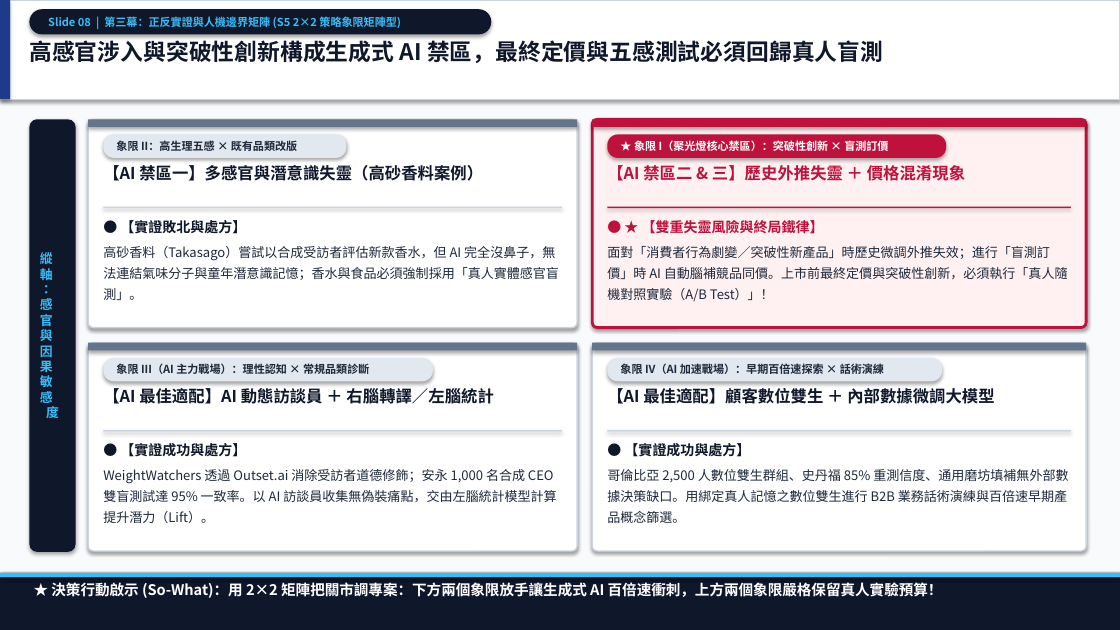
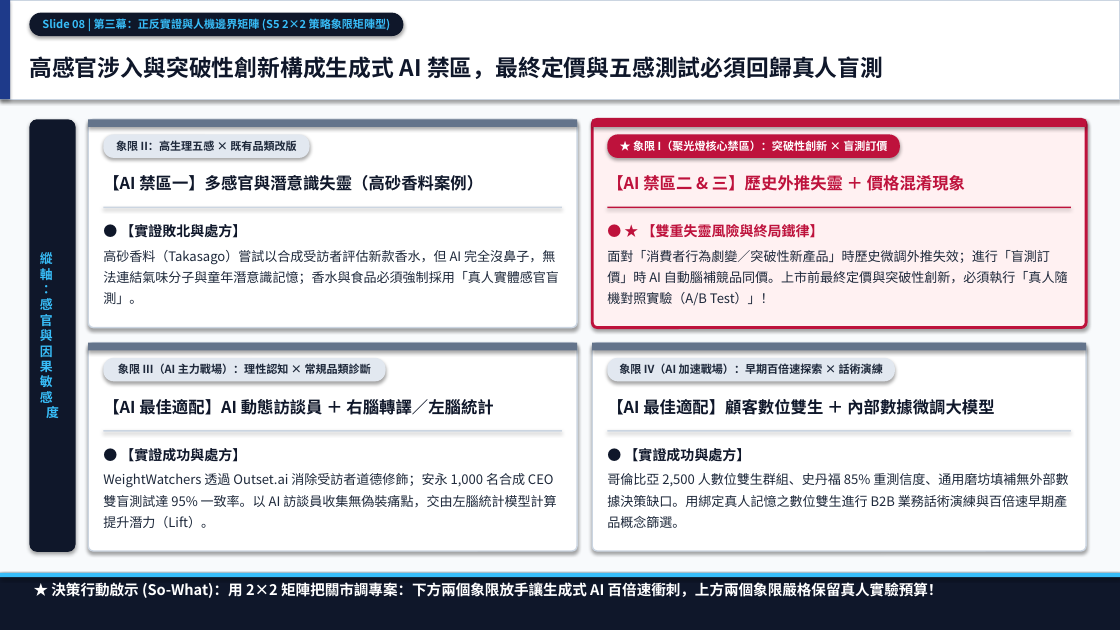
Before and after one commit to markyang20040112-source/deep-reading-and-visual-synthesis, a slide deck: slide 8 of reading_sessions/20261031_生成式AI顛覆市場研究/02_outputs/生成式AI顛覆市場研究_深度思辨與三篇合體簡報.pptx. Drawn at 1120x630 pixels with LibreOffice and Linux fonts; fonts in the diff are those of the drawing. Boxes give left, top, right and bottom in pixels: in the first picture for what was removed or moved away, otherwise in the second. Text is boxed around its words. In the diff, an @@ line names an element or a change of style, - is before the commit and + after.

```diff
--- a/reading_sessions/20261031_生成式AI顛覆市場研究/02_outputs/生成式AI顛覆市場研究_深度思辨與三篇合體簡報.pptx
+++ b/reading_sessions/20261031_生成式AI顛覆市場研究/02_outputs/生成式AI顛覆市場研究_深度思辨與三篇合體簡報.pptx
@@ alignment left to centre in 5 elements at box(607, 134, 900, 158), box(103, 358, 386, 381), box(607, 358, 895, 381), box(103, 134, 310, 158), box(29, 13, 403, 36) @@
@@ rounded rectangle "Slide 08 | 第三幕：正反實證與人機邊界矩陣 (S5 ...": place and size @@
-rounded rectangle "Slide 08 | 第三幕：正反實證與人機邊界矩陣 (S5 ..." at box(29, 9, 492, 34)
+rounded rectangle "Slide 08 | 第三幕：正反實證與人機邊界矩陣 (S5 ..." at box(29, 13, 403, 36)
@@ vertical alignment top to middle in 9 elements at box(103, 224, 559, 304), box(607, 224, 1068, 306), box(103, 448, 556, 528), box(607, 448, 1068, 528), box(607, 175, 965, 191), box(607, 399, 994, 415), box(103, 175, 483, 191), box(103, 399, 493, 415), box(29, 56, 883, 79) @@
@@ text "高感官涉入與突破性創新構成生成式 AI 禁區，最終定價與五感測試必須回歸真人盲測": place and size @@
-text "高感官涉入與突破性創新構成生成式 AI 禁區，最終定價與五感測試必須回歸真人盲測" at box(29, 37, 883, 63)
+text "高感官涉入與突破性創新構成生成式 AI 禁區，最終定價與五感測試必須回歸真人盲測" at box(29, 56, 883, 79)
@@ rounded rectangle "象限 II：高生理五感 × 既有品類改版": place and size @@
-rounded rectangle "象限 II：高生理五感 × 既有品類改版" at box(103, 134, 346, 158)
+rounded rectangle "象限 II：高生理五感 × 既有品類改版" at box(103, 134, 310, 158)
@@ rounded rectangle "★ 象限 I（聚光燈核心禁區）：突破性創新 × 盲測訂價": place and size @@
-rounded rectangle "★ 象限 I（聚光燈核心禁區）：突破性創新 × 盲測訂價" at box(607, 134, 946, 158)
+rounded rectangle "★ 象限 I（聚光燈核心禁區）：突破性創新 × 盲測訂價" at box(607, 134, 900, 158)
@@ rounded rectangle "象限 III（AI 主力戰場）：理性認知 × 常規品類診斷": place and size @@
-rounded rectangle "象限 III（AI 主力戰場）：理性認知 × 常規品類診斷" at box(103, 358, 433, 381)
+rounded rectangle "象限 III（AI 主力戰場）：理性認知 × 常規品類診斷" at box(103, 358, 386, 381)
@@ rounded rectangle "象限 IV（AI 加速戰場）：早期百倍速探索 × 話術演練": place and size @@
-rounded rectangle "象限 IV（AI 加速戰場）：早期百倍速探索 × 話術演練" at box(607, 358, 943, 381)
+rounded rectangle "象限 IV（AI 加速戰場）：早期百倍速探索 × 話術演練" at box(607, 358, 895, 381)
```
Also in this commit, not shown: 9 other slides changed, 10 other files.
